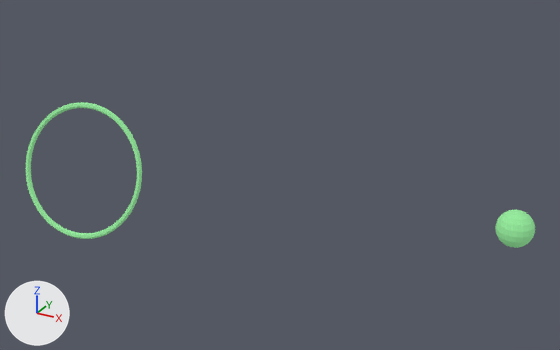
A saved change to the FBX model art/exports/worlds/03_DragonBall/SkyPlanet_SkyPlanetBand.fbx.
Rendered twice from a 50 mm lens placed at (359.0, -579.0, 331.0), pointed at (25.0, 28.0, 28.0). Every picture has the same lights, and +X, +Y and +Z are marked at lower left. The first picture is the older version. Where no turn or scale is listed for an object, it has been applied to the vertices.

In view in the first picture: 'SkyPlanetBand.001'.
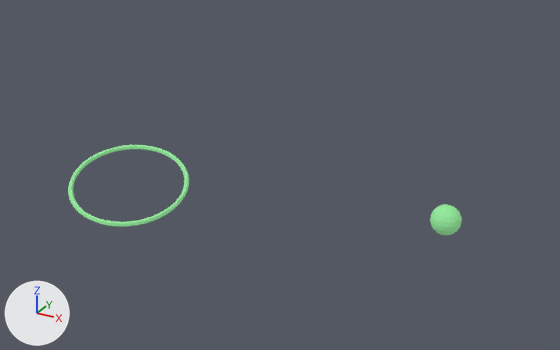
The change in detail:
me_skyplanetband_001 is used by ob_skyplanetband_001; location (0.0, 0.0, 0.0).
me_skyplanetband_001 had 470 vertices, 488 faces and spanned x -269.0..269.0, y -37.0..37.0, z -70.0..70.0.
me_skyplanetband_001 now has 470 vertices, 488 faces and spans x -203.0..203.0, y -61.0..61.0, z -28.0..28.0.
me_skyplanetband_001 part 1: the loose piece of 288 vertices spanning x -269.0..-124.0, y -37.0..18.0, z -70.0..70.0 is multiplied about its middle by the matrix ((0.823, -0.122, -0.209), (0.24, 0.492, 0.66), (0.026, -0.692, 0.506)), then moved by (56.0, 9.0, -6.0).
me_skyplanetband_001 part 2: a new loose piece, a UV sphere (20 segments, 10 rings, poles along z) spanning x 175.0..203.0, y 26.0..54.0, z 0.0..28.0, in mat_db_skyplanetband (green #7fcf86, glowing green #8fd996).
me_skyplanetband_001 part 3: the loose piece of 182 vertices spanning x 237.0..269.0, y 5.0..37.0, z 14.0..46.0 is deleted.

What differs and where, as boxes [x1, y1, x2, y2] in the pictures (560 x 350 px; the box of a moved part takes in the faces that stretch with it):
'SkyPlanetBand.001', reshaped (23% narrower, 38% shorter)
    before: [26, 102, 535, 248]
    after: [68, 145, 462, 235]
part 1 of me_skyplanetband_001, moved or reshaped
    before: [26, 102, 142, 239]
    after: [68, 145, 189, 227]
part 2 of me_skyplanetband_001, added (green)
    after: [430, 205, 462, 235]
part 3 of me_skyplanetband_001, deleted (green)
    before: [495, 210, 535, 248]
